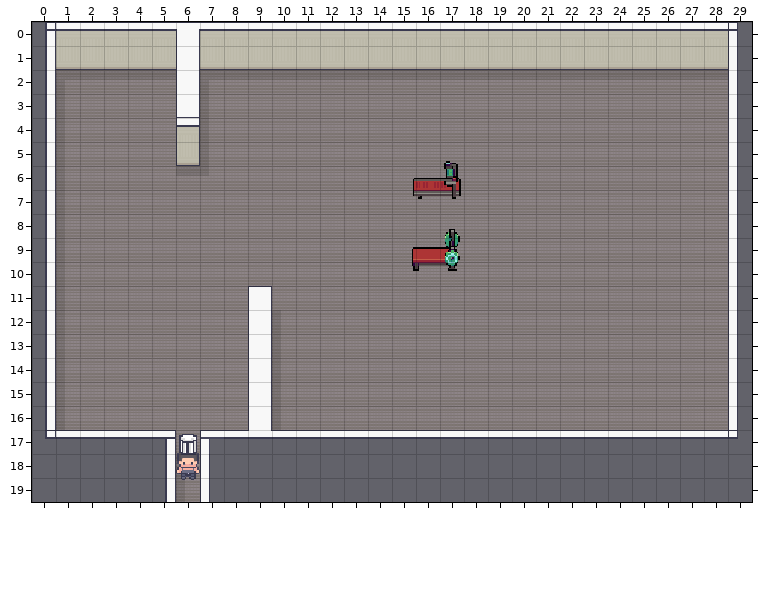
Two states of a Tiled map, BulkChef_main/assets/maps/apartmentmap.tmx. Above, as it was before the edit.
Cells are 16x16 px. Shown: x 0..29, y 0..19.
The result:
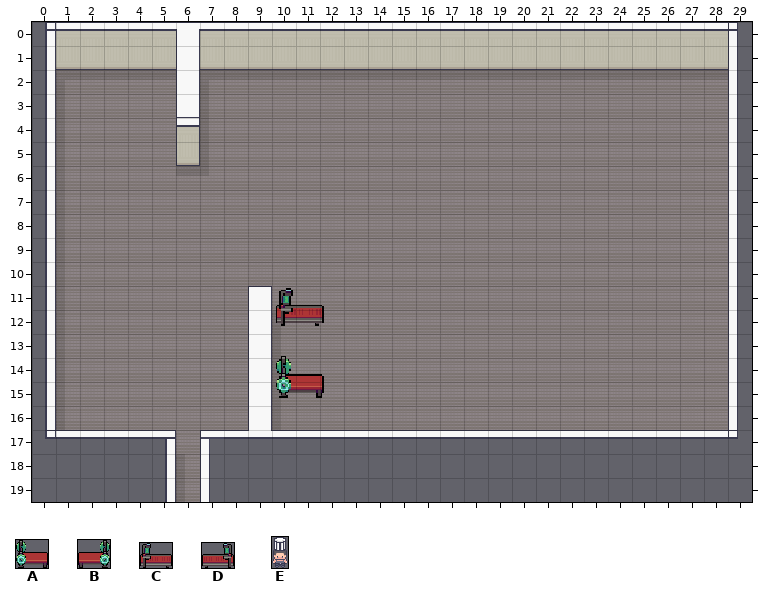
Key: from "objects": A 0 "bench", B 0 flipped left-right "bench", C 1 "treadmill", D 1 flipped left-right "treadmill", E 2 "player".
Objects are placed by their top-left corner, in cells (3,4 is the top-left corner of cell 3,4); size is 1x1 cell unless given.
The exact change:
{"where": "layer \"objects\""}
{"was": "D \"treadmill\" at 15.9,5.8 size 2x1.6", "now": "C \"treadmill\" at 10.1,11.1 size 2x1.6"}
{"was": "B \"bench\" at 15.9,8.6 size 2x1.8", "now": "A \"bench\" at 10.2,13.9 size 2x1.8"}
{"was": "E \"player\" at 6,17.2 size 1x1.9"}
